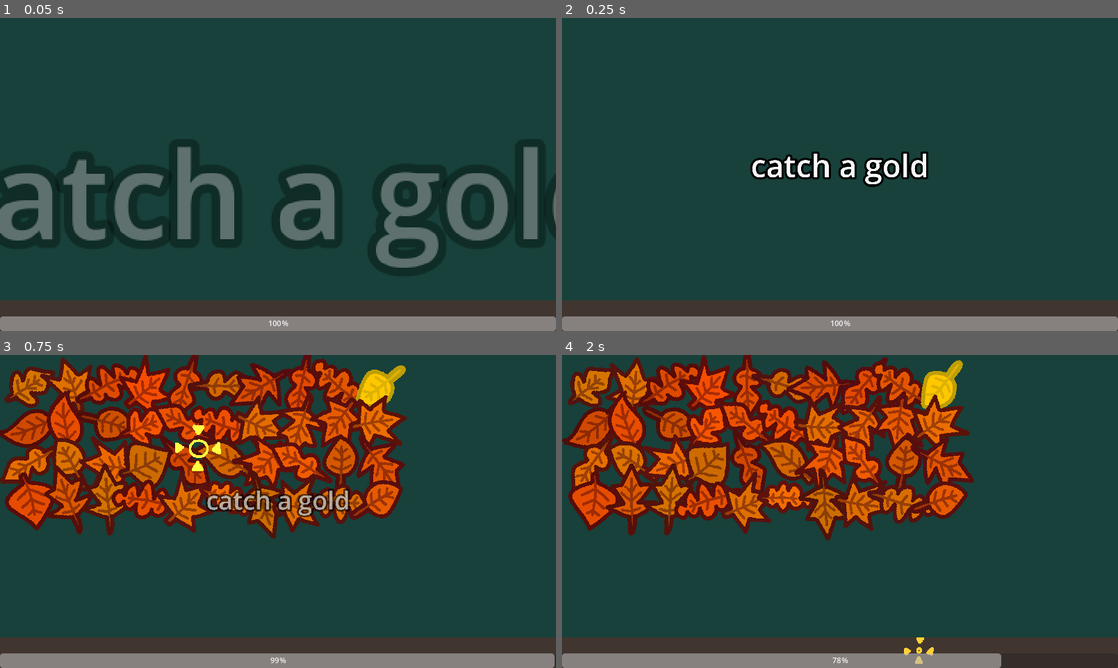
Above: before the commit, frames 1-4 (two rows, left to right).
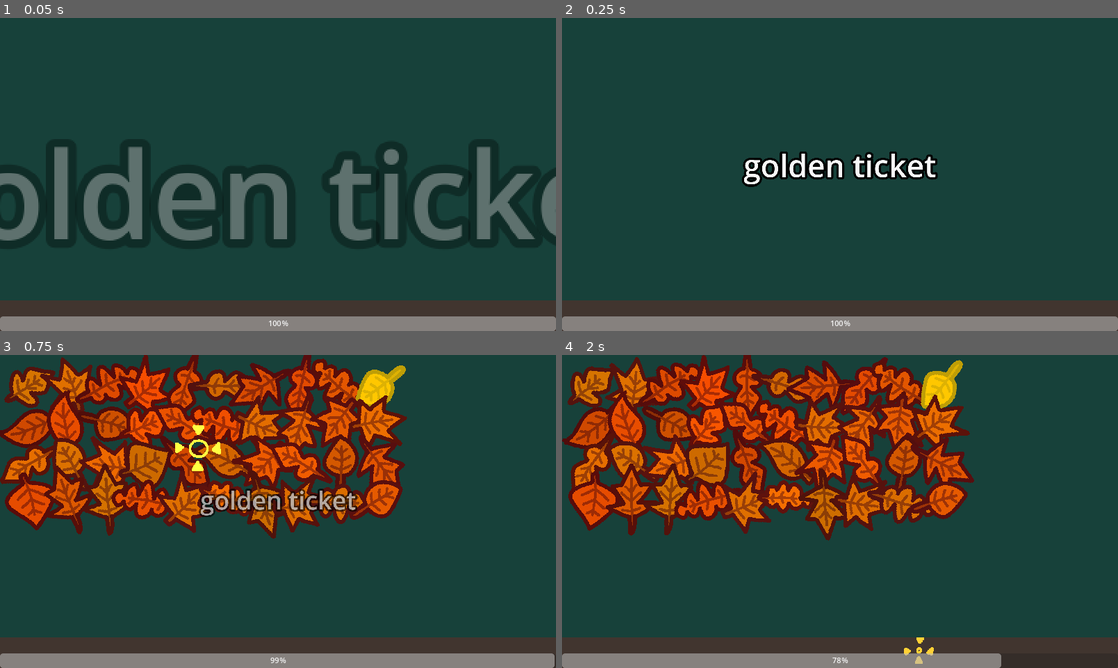
Above: after the commit, the same moments.

Repository: osid54/microgamejam
Game: Godot game, scene res://osid_games/games/goldenLeafGame.tscn
The game is run twice, just before and just after one commit, with the same random seed, the same clock (stepped at 60 frames per second) and the same inputs.
Inputs (mouse positions are in pixels of both pictures, inside the frame that each line leads up to):
- Up to frame 1 (0.05 s): no input
- Up to frame 2 (0.25 s): no input
- Up to frame 3 (0.75 s): tap Enter (action) at 0.5, 0.6 s; move the mouse to (400, 495) at 0.52 s; hold Right (right) from 0.53 s (still down); click (400, 495) at 0.67 s
- Up to frame 4 (2 s): move the mouse to (728, 527) at 1.27 s; release Right (right) at 1.28 s; hold Down (down) from 1.28 s (still down); tap Enter (action) at 1.35 s

The runs differ from the first frame. In frame 1, 14% of the frame differs, in the area x 0-100%, y 41-80%; in frame 2, 2.1%; in frame 3, 1.4%; in frame 4, nothing differs.

Commit message:
leaf selection works

Diff:
--- a/osid_games/games/goldenLeafGame.tscn
+++ b/osid_games/games/goldenLeafGame.tscn
@@ -25,4 +25,4 @@
 z_index = 1
 
 [node name="ActionLabel" parent="MicrogameOverlay/Control" index="2"]
-text = "catch a gold"
+text = "golden ticket"
